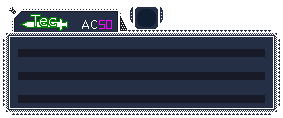
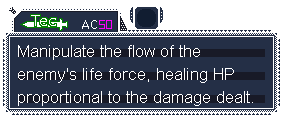
Before/after of a 283×118 layered artwork. What changed in the layer stack:
added layer "Manipulate the flow of the ene..." above "BG" over [18, 45, 253, 106]
